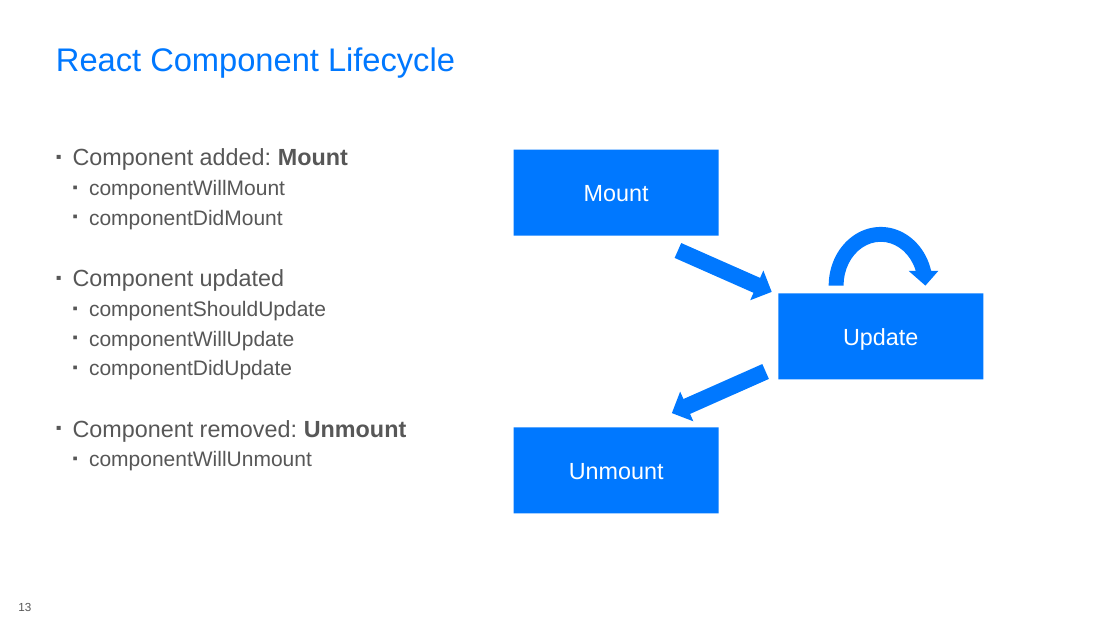
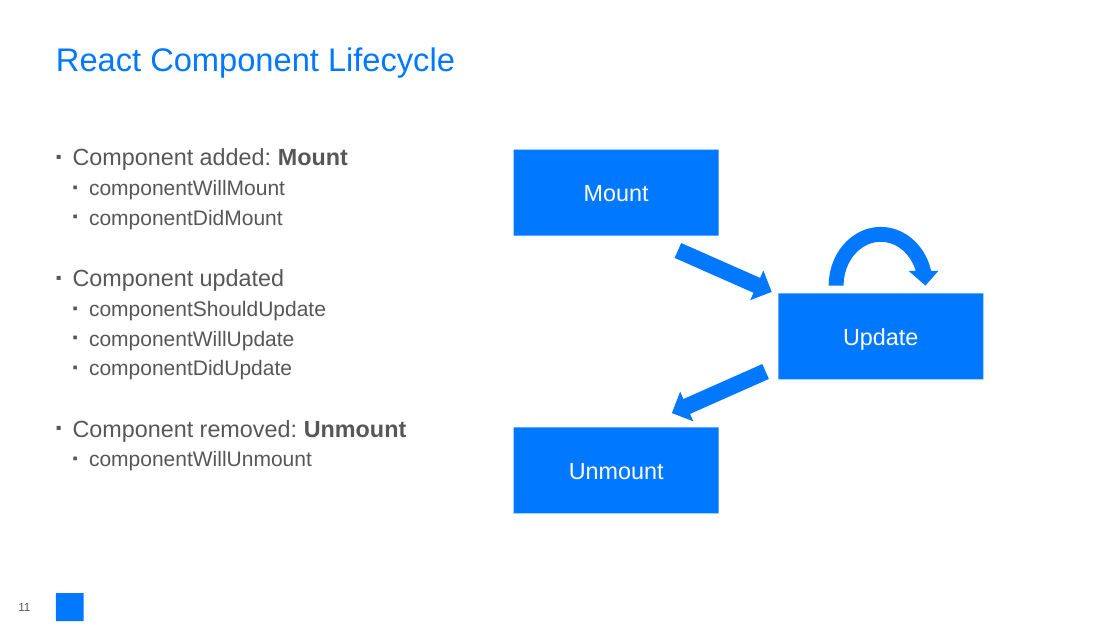
Before and after one commit to rasmuskl/react-webpack-typescript, a slide deck: slide 11 of _notes/Presentation.pptx (slide 13 before the commit). Drawn at 1120x630 pixels with LibreOffice and Linux fonts; fonts in the diff are those of the drawing; background and template pictures are left out. Boxes give left, top, right and bottom in pixels: in the first picture for what was removed or moved away, otherwise in the second. Text is boxed around its words. In the diff, an @@ line names an element or a change of style, - is before the commit and + after.

Commit message:
Finished Templafy slide and plain react demo.

```diff
--- a/_notes/Presentation.pptx
+++ b/_notes/Presentation.pptx
@@ rectangle added at [56,593,84,621], fill #0078FF @@
@@ page number at [18,603,30,611]: text changed @@
-13
+11
```
Also in this commit, not shown: 4 other slides changed, 3 slides removed, 5 other files.
